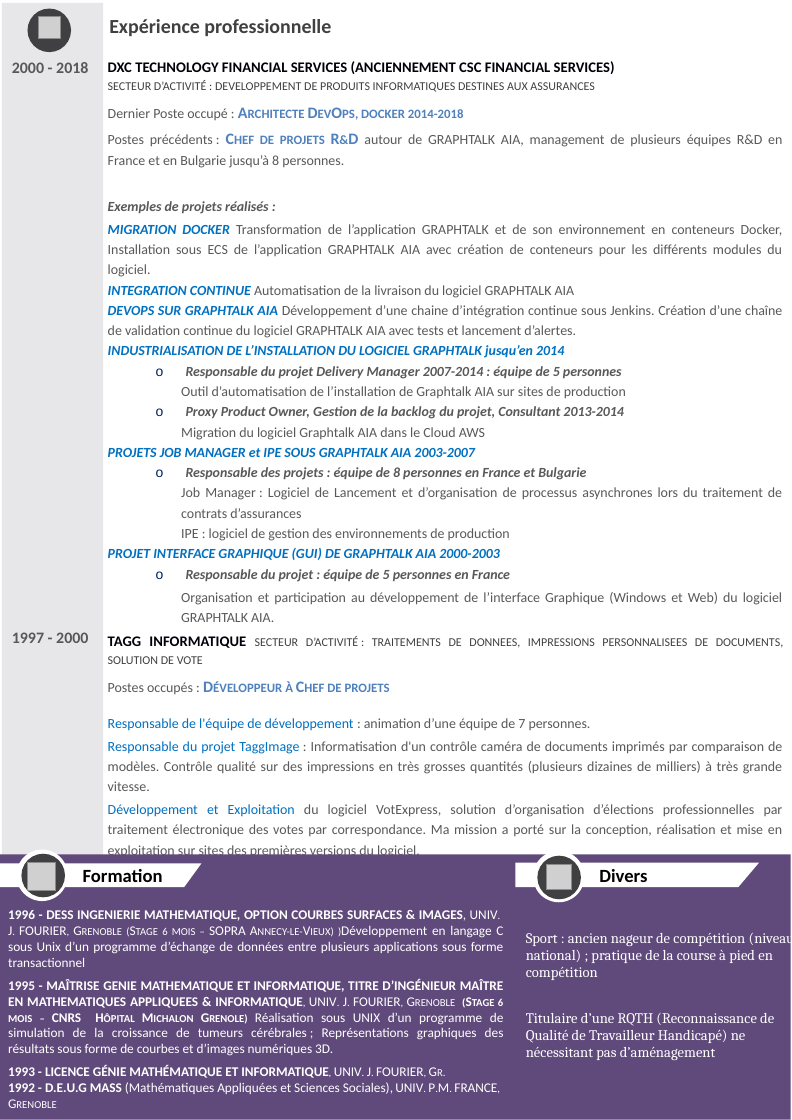
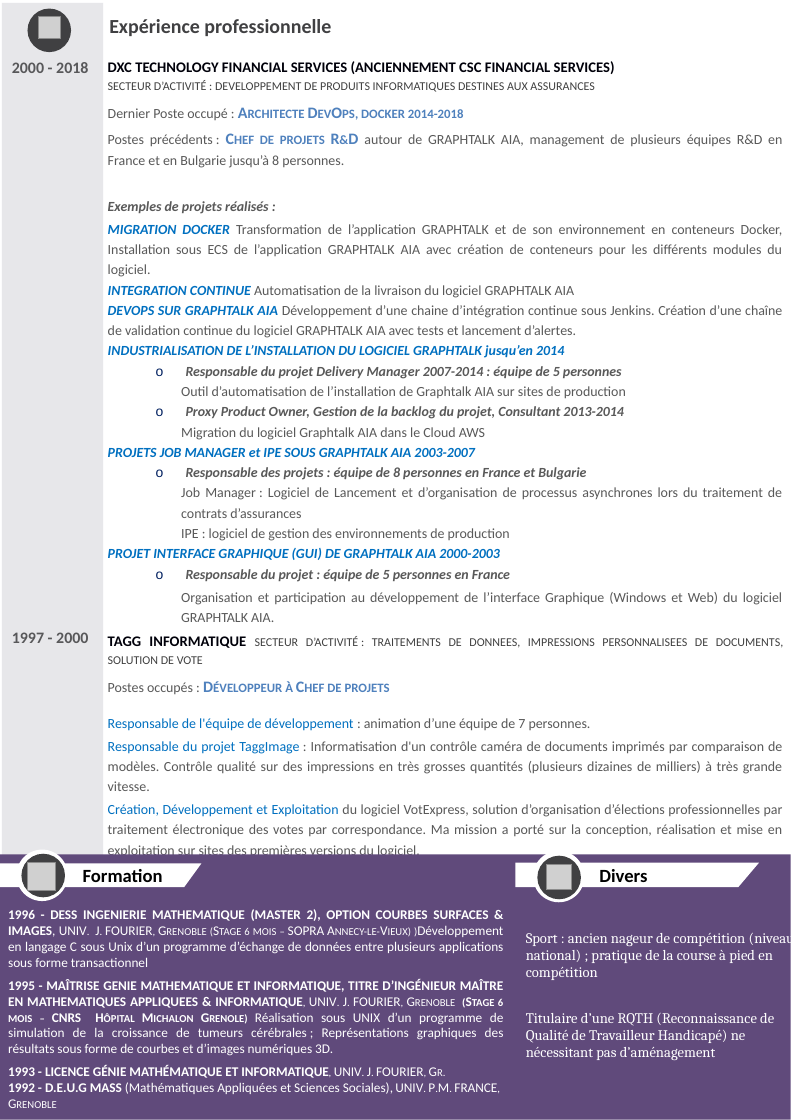
Before and after one commit to Solifred38/cv, a slide deck: slide 2 of CV_FROMAGER.pptx. Drawn at 792x1120 pixels with LibreOffice and Linux fonts; fonts in the diff are those of the drawing; grey boxes stand for pictures. Boxes give left, top, right and bottom in pixels: in the first picture for what was removed or moved away, otherwise in the second. Text is boxed around its words. In the diff, an @@ line names an element or a change of style, - is before the commit and + after.

```diff
--- a/CV_FROMAGER.pptx
+++ b/CV_FROMAGER.pptx
@@ table at (2, 54, 792, 933) @@
-row 2, column 2: TAGG INFORMATIQUE SECTEUR D’ACTIVITÉ : TRAITEMENTS DE DONNEES, IMPRESSIONS PERSONNALISEES DE DOCUMENTS, SOLUTION DE VOTE / Postes occupés : Développeur à Chef de projets / Responsable de l'équipe de développement : animation d’une équipe de 7 personnes. / Responsable du projet TaggImage : Informatisation d'un contrôle caméra de documents imprimés par comparaison de modèles. Contrôle qualité sur des impressions en très grosses quantités (plusieurs dizaines de milliers) à très grande vitesse. / Développement et Exploitation du logiciel VotExpress, solution d’organisation d’élections professionnelles par traitement électronique des votes par correspondance. Ma mission a porté sur la conception, réalisation et mise en exploitation sur sites des premières versions du logiciel.
+row 2, column 2: TAGG INFORMATIQUE SECTEUR D’ACTIVITÉ : TRAITEMENTS DE DONNEES, IMPRESSIONS PERSONNALISEES DE DOCUMENTS, SOLUTION DE VOTE / Postes occupés : Développeur à Chef de projets / Responsable de l'équipe de développement : animation d’une équipe de 7 personnes. / Responsable du projet TaggImage : Informatisation d'un contrôle caméra de documents imprimés par comparaison de modèles. Contrôle qualité sur des impressions en très grosses quantités (plusieurs dizaines de milliers) à très grande vitesse. / Création, Développement et Exploitation du logiciel VotExpress, solution d’organisation d’élections professionnelles par traitement électronique des votes par correspondance. Ma mission a porté sur la conception, réalisation et mise en exploitation sur sites des premières versions du logiciel.
@@ text at (8, 909, 504, 967): text changed @@
-1996 - DESS INGENIERIE MATHEMATIQUE, OPTION COURBES SURFACES & IMAGES, UNIV. J. FOURIER, Grenoble (Stage 6 mois – SOPRA Annecy-le-Vieux) )Développement en langage C sous Unix d’un programme d’échange de données entre plusieurs applications sous forme transactionnel
+1996 - DESS INGENIERIE MATHEMATIQUE (MASTER 2), OPTION COURBES SURFACES & IMAGES, UNIV. J. FOURIER, Grenoble (Stage 6 mois – SOPRA Annecy-le-Vieux) )Développement en langage C sous Unix d’un programme d’échange de données entre plusieurs applications sous forme transactionnel
```
Also in this commit, not shown: 2 other files.
